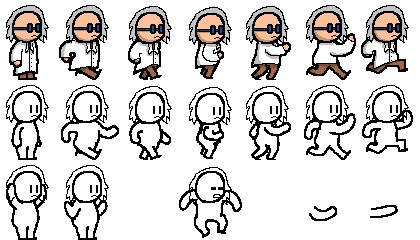
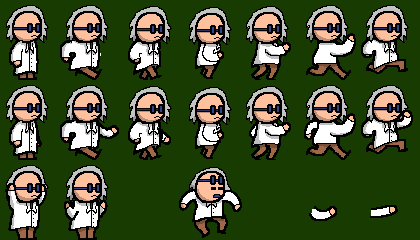
Revision of a layered (420, 240) image; what changed, layer by layer:
added layer "shading copy" (25%) above "shading" over [8, 107, 405, 232]
renamed "Layer 2" to "shading", painted on it over [10, 27, 404, 79]
painted on "details" over [5, 47, 412, 231]
painted on "details coloring" over [7, 48, 400, 230]
painted on "coloring" over [6, 5, 412, 240]
added layer "Layer 3" over [0, 0, 420, 240]
